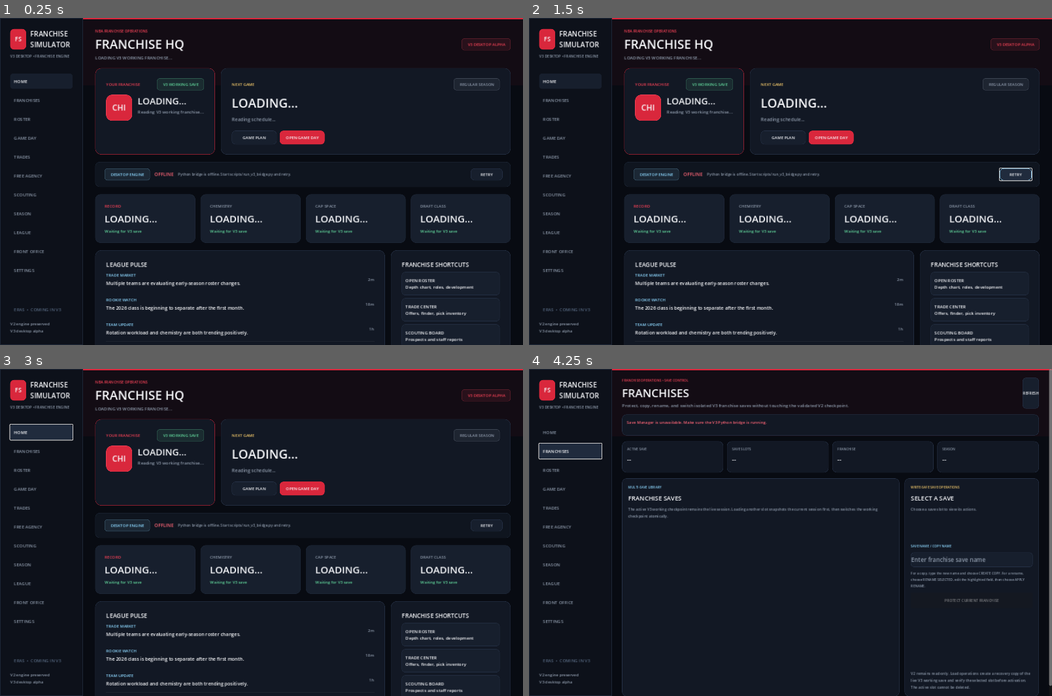
Above: before the commit, frames 1-4 (two rows, left to right).
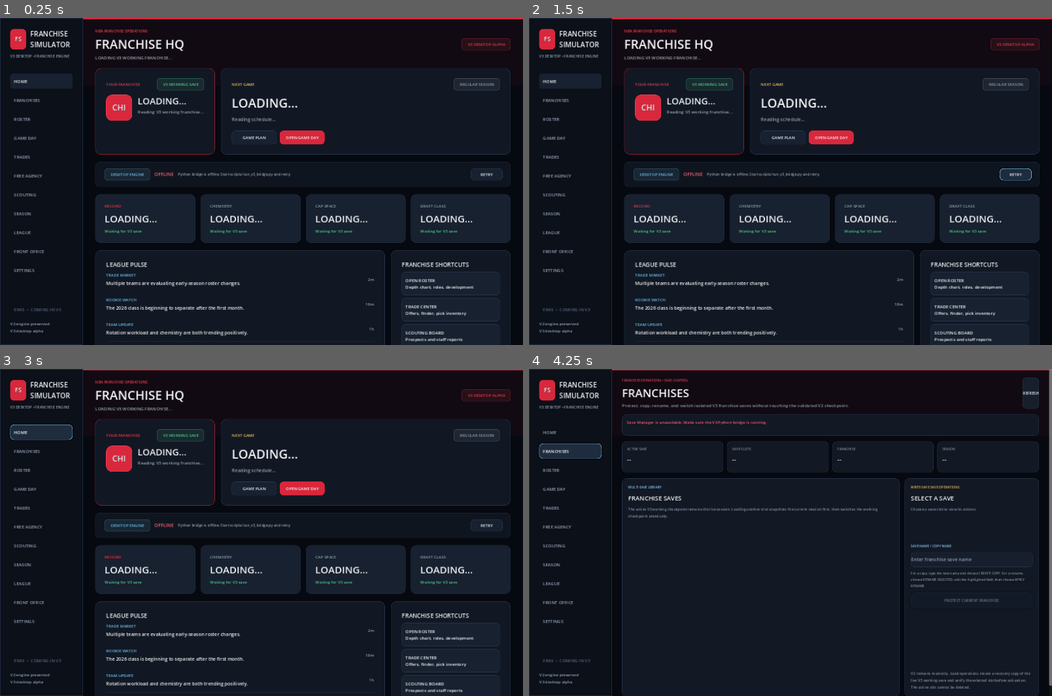
Above: after the commit, the same moments.

Repository: mklim6/NBA_Roster_Optimization_Engine
Game: Godot game, scene res://scenes/main.tscn
Two runs of this game, one before a commit and one after it. Both use one fixed random seed, a clock stepped at 60 frames per second and the inputs below.
Inputs:
- Up to frame 1 (0.25 s): no input
- Up to frame 2 (1.5 s): click "RETRY" at 0.5 s; click "RETRY" at 1.25 s
- Up to frame 3 (3 s): click "RETRY" at 2 s; click "HOME" at 2.75 s
- Up to frame 4 (4.25 s): click "FRANCHISES" at 3.5 s

The runs differ from the first frame. In frame 1, less than 0.1% of the frame differs, in the area x 2-26%, y 6-48%; in frame 2, less than 0.1%; in frame 3, 0.1%; in frame 4, 0.2%, in the area x 1-88%, y 6-59%.

Commit message:
V3 Batch 19A design system foundation

Diff:
--- /dev/null
+++ b/godot_client/scripts/design_system_v3.gd
@@ -0,0 +1,190 @@
+class_name DesignSystemV3
+extends RefCounted
+
+const VERSION := "v3-design-system-batch-19a-v1.0.0-2026-10-03"
+
+const BG := Color("060910")
+const BG_ELEVATED := Color("090d15")
+const SIDEBAR := Color("0b1019")
+const PANEL := Color("111824")
+const PANEL_ALT := Color("172130")
+const PANEL_HOVER := Color("202d40")
+const PANEL_PRESSED := Color("0d131d")
+const TEXT := Color("f5f7fb")
+const TEXT_STRONG := Color("ffffff")
+const MUTED := Color("9ba8bb")
+const MUTED_DARK := Color("68778b")
+const ACCENT := Color("72c7f5")
+const ACCENT_HOVER := Color("9edcff")
+const GOOD := Color("59d69a")
+const WARNING := Color("f4c76a")
+const BAD := Color("ff667a")
+const BORDER := Color("2a3950")
+const SOFT_BORDER := Color("1d2a3b")
+const TEAM_PRIMARY := Color("d9273c")
+const TEAM_PRIMARY_HOVER := Color("ef4055")
+const GOLD := Color("f0c866")
+const OVERLAY := Color(0.0, 0.0, 0.0, 0.78)
+
+const FONT_MICRO := 9
+const FONT_CAPTION := 10
+const FONT_SMALL := 11
+const FONT_BODY := 13
+const FONT_BODY_LARGE := 14
+const FONT_SECTION := 18
+const FONT_SUBTITLE := 22
+const FONT_TITLE := 32
+const FONT_HERO := 36
+
+const SPACE_XS := 4
+const SPACE_SM := 8
+const SPACE_MD := 12
+const SPACE_LG := 16
+const SPACE_XL := 20
+const SPACE_2XL := 28
+
+const RADIUS_SM := 7
+const RADIUS_MD := 11
+const RADIUS_LG := 15
+const RADIUS_XL := 18
+
+const MOTION_FAST := 0.10
+const MOTION_NORMAL := 0.18
+const MOTION_SLOW := 0.28
+
+const TEAM_BRANDS := {
+	"ATL": {"primary": Color("e03a3e"), "secondary": Color("c1d32f")},
+	"BOS": {"primary": Color("007a33"), "secondary": Color("ba9653")},
+	"BKN": {"primary": Color("000000"), "secondary": Color("ffffff")},
+	"CHA": {"primary": Color("1d1160"), "secondary": Color("00788c")},
+	"CHI": {"primary": Color("ce1141"), "secondary": Color("000000")},
+	"CLE": {"primary": Color("860038"), "secondary": Color("fdbb30")},
+	"DAL": {"primary": Color("00538c"), "secondary": Color("002b5e")},
+	"DEN": {"primary": Color("0e2240"), "secondary": Color("fec524")},
+	"DET": {"primary": Color("c8102e"), "secondary": Color("1d42ba")},
+	"GSW": {"primary": Color("1d428a"), "secondary": Color("ffc72c")},
+	"HOU": {"primary": Color("ce1141"), "secondary": Color("000000")},
+	"IND": {"primary": Color("002d62"), "secondary": Color("fdbb30")},
+	"LAC": {"primary": Color("c8102e"), "secondary": Color("1d428a")},
+	"LAL": {"primary": Color("552583"), "secondary": Color("fdb927")},
+	"MEM": {"primary": Color("5d76a9"), "secondary": Color("12173f")},
+	"MIA": {"primary": Color("98002e"), "secondary": Color("f9a01b")},
+	"MIL": {"primary": Color("00471b"), "secondary": Color("eee1c6")},
+	"MIN": {"primary": Color("0c2340"), "secondary": Color("78be20")},
+	"NOP": {"primary": Color("0c2340"), "secondary": Color("c8102e")},
+	"NYK": {"primary": Color("006bb6"), "secondary": Color("f58426")},
+	"OKC": {"primary": Color("007ac1"), "secondary": Color("ef3b24")},
+	"ORL": {"primary": Color("0077c0"), "secondary": Color("c4ced4")},
+	"PHI": {"primary": Color("006bb6"), "secondary": Color("ed174c")},
+	"PHX": {"primary": Color("1d1160"), "secondary": Color("e56020")},
+	"POR": {"primary": Color("e03a3e"), "secondary": Color("000000")},
+	"SAC": {"primary": Color("5a2d81"), "secondary": Color("63727a")},
+	"SAS": {"primary": Color("c4ced4"), "secondary": Color("000000")},
+	"TOR": {"primary": Color("ce1141"), "secondary": Color("000000")},
+	"UTA": {"primary": Color("002b5c"), "secondary": Color("f9a01b")},
+	"WAS": {"primary": Color("002b5c"), "secondary": Color("e31837")},
+}
+
+static func team_palette(team_abbreviation: String) -> Dictionary:
+	var key := team_abbreviation.strip_edges().to_upper()
+	var found = TEAM_BRANDS.get(key)
+	if found is Dictionary:
+		return {"primary": found.get("primary", TEAM_PRIMARY), "secondary": found.get("secondary", TEXT)}
+	return {"primary": TEAM_PRIMARY, "secondary": TEXT}
+
+static func style_box(
+	fill: Color,
+	radius: int = RADIUS_MD,
+	border: Color = SOFT_BORDER,
+	border_width: int = 1,
+	shadow_strength: float = 0.0
+) -> StyleBoxFlat:
+	var box := StyleBoxFlat.new()
+	box.bg_color = fill
+	box.border_color = border
+	box.border_width_left = border_width
+	box.border_width_top = border_width
+	box.border_width_right = border_width
+	box.border_width_bottom = border_width
+	box.corner_radius_top_left = radius
+	box.corner_radius_top_right = radius
+	box.corner_radius_bottom_left = radius
+	box.corner_radius_bottom_right = radius
+	box.content_margin_left = 12.0
+	box.content_margin_top = 9.0
+	box.content_margin_right = 12.0
+	box.content_margin_bottom = 9.0
+	if shadow_strength > 0.0:
+		box.shadow_color = Color(0.0, 0.0, 0.0, clamp(shadow_strength, 0.0, 0.55))
+		box.shadow_size = 7
+	return box
+
+static func _button_box(fill: Color, border: Color) -> StyleBoxFlat:
+	var box := style_box(fill, RADIUS_MD, border, 1, 0.16)
+	box.content_margin_left = 15.0
+	box.content_margin_right = 15.0
+	box.content_margin_top = 9.0
+	box.content_margin_bottom = 9.0
+	return box
+
+static func _field_box(fill: Color, border: Color) -> StyleBoxFlat:
+	var box := style_box(fill, RADIUS_SM, border, 1, 0.0)
+	box.content_margin_left = 11.0
+	box.content_margin_right = 11.0
+	box.content_margin_top = 8.0
+	box.content_margin_bottom = 8.0
+	return box
+
+static func build_theme() -> Theme:
+	var ui := Theme.new()
+	ui.default_font_size = FONT_BODY
+
+	ui.set_color("font_color", "Label", TEXT)
+	ui.set_color("font_shadow_color", "Label", Color(0, 0, 0, 0.38))
+	ui.set_constant("shadow_offset_x", "Label", 0)
+	ui.set_constant("shadow_offset_y", "Label", 1)
+
+	ui.set_color("font_color", "Button", TEXT)
+	ui.set_color("font_hover_color", "Button", TEXT_STRONG)
+	ui.set_color("font_pressed_color", "Button", TEXT_STRONG)
+	ui.set_color("font_disabled_color", "Button", MUTED_DARK)
+	ui.set_font_size("font_size", "Button", FONT_SMALL)
+	ui.set_stylebox("normal", "Button", _button_box(PANEL_ALT, BORDER))
+	ui.set_stylebox("hover", "Button", _button_box(PANEL_HOVER, ACCENT))
+	ui.set_stylebox("pressed", "Button", _button_box(PANEL_PRESSED, ACCENT))
+	ui.set_stylebox("disabled", "Button", _button_box(Color(PANEL_ALT, 0.48), Color(SOFT_BORDER, 0.65)))
+	ui.set_stylebox("focus", "Button", _button_box(Color(PANEL_HOVER, 0.82), ACCENT))
+
+	ui.set_color("font_color", "LineEdit", TEXT)
+	ui.set_color("font_placeholder_color", "LineEdit", MUTED_DARK)
+	ui.set_color("caret_color", "LineEdit", ACCENT)
+	ui.set_color("selection_color", "LineEdit", Color(ACCENT, 0.28))
+	ui.set_font_size("font_size", "LineEdit", FONT_BODY)
+	ui.set_stylebox("normal", "LineEdit", _field_box(BG_ELEVATED, SOFT_BORDER))
+	ui.set_stylebox("focus", "LineEdit", _field_box(BG_ELEVATED, ACCENT))
+	ui.set_stylebox("read_only", "LineEdit", _field_box(Color(PANEL_ALT, 0.60), SOFT_BORDER))
+
+	ui.set_color("font_color", "OptionButton", TEXT)
+	ui.set_color("font_hover_color", "OptionButton", TEXT_STRONG)
+	ui.set_font_size("font_size", "OptionButton", FONT_BODY)
+	ui.set_stylebox("normal", "OptionButton", _field_box(BG_ELEVATED, SOFT_BORDER))
+	ui.set_stylebox("hover", "OptionButton", _field_box(PANEL_HOVER, BORDER))
+	ui.set_stylebox("pressed", "OptionButton", _field_box(PANEL_PRESSED, ACCENT))
+	ui.set_stylebox("focus", "OptionButton", _field_box(BG_ELEVATED, ACCENT))
+
+	ui.set_color("font_color", "CheckBox", TEXT)
+	ui.set_color("font_hover_color", "CheckBox", TEXT_STRONG)
+	ui.set_color("font_pressed_color", "CheckBox", ACCENT_HOVER)
+	ui.set_font_size("font_size", "CheckBox", FONT_SMALL)
+
+	ui.set_stylebox("panel", "PanelContainer", style_box(PANEL, RADIUS_LG, SOFT_BORDER, 1, 0.14))
+	ui.set_stylebox("panel", "TooltipPanel", style_box(Color("121a27"), RADIUS_SM, BORDER, 1, 0.22))
+	ui.set_color("font_color", "TooltipLabel", TEXT)
+	ui.set_font_size("font_size", "TooltipLabel", FONT_SMALL)
+
+	ui.set_color("font_color", "PopupMenu", TEXT)
+	ui.set_color("font_hover_color", "PopupMenu", TEXT_STRONG)
+	ui.set_color("font_accelerator_color", "PopupMenu", MUTED)
+	ui.set_stylebox("panel", "PopupMenu", style_box(BG_ELEVATED, RADIUS_SM, BORDER, 1, 0.24))
+	ui.set_stylebox("hover", "PopupMenu", style_box(PANEL_HOVER, RADIUS_SM, Color(PANEL_HOVER, 0.0), 0, 0.0))
+	return ui
--- a/godot_client/scripts/main.gd
+++ b/godot_client/scripts/main.gd
@@ -11,6 +11,7 @@
 const SettingsTutorialV3 = preload("res://scripts/settings_tutorial_v3.gd")
 const RequestCoordinatorV3 = preload("res://scripts/request_coordinator_v3.gd")
 const LongActionManagerV3 = preload("res://scripts/long_action_manager_v3.gd")
+const DesignSystemV3 = preload("res://scripts/design_system_v3.gd")
 
 const BRIDGE_URL := "http://127.0.0.1:8765/health"
 const SUMMARY_URL := "http://127.0.0.1:8765/v3/franchise-summary"
@@ -23,21 +24,21 @@
 const MARKET_INTELLIGENCE_URL := "http://127.0.0.1:8765/v3/market-intelligence"
 const TRANSACTION_FOUNDATION_URL := "http://127.0.0.1:8765/v3/transaction-foundation"
 
-const BG := Color("080b12")
-const SIDEBAR := Color("0d111a")
-const PANEL := Color("121824")
-const PANEL_ALT := Color("171f2d")
-const PANEL_HOVER := Color("202b3d")
-const TEXT := Color("f7f8fb")
-const MUTED := Color("8d99aa")
-const ACCENT := Color("8ed8ff")
-const GOOD := Color("61d69b")
-const BAD := Color("ff6577")
-const BORDER := Color("263247")
-const SOFT_BORDER := Color("1d2737")
-const TEAM_PRIMARY := Color("d9273c")
-const TEAM_PRIMARY_HOVER := Color("ef4055")
-const GOLD := Color("f3c96b")
+const BG := DesignSystemV3.BG
+const SIDEBAR := DesignSystemV3.SIDEBAR
+const PANEL := DesignSystemV3.PANEL
+const PANEL_ALT := DesignSystemV3.PANEL_ALT
+const PANEL_HOVER := DesignSystemV3.PANEL_HOVER
+const TEXT := DesignSystemV3.TEXT
+const MUTED := DesignSystemV3.MUTED
+const ACCENT := DesignSystemV3.ACCENT
+const GOOD := DesignSystemV3.GOOD
+const BAD := DesignSystemV3.BAD
+const BORDER := DesignSystemV3.BORDER
+const SOFT_BORDER := DesignSystemV3.SOFT_BORDER
+const TEAM_PRIMARY := DesignSystemV3.TEAM_PRIMARY
+const TEAM_PRIMARY_HOVER := DesignSystemV3.TEAM_PRIMARY_HOVER
+const GOLD := DesignSystemV3.GOLD
 
 var bridge_status: Label
 var bridge_detail: Label
@@ -145,6 +146,7 @@
 
 
 func _ready() -> void:
+	theme = DesignSystemV3.build_theme()
 	request_coordinator = RequestCoordinatorV3.new()
 	long_action_manager = LongActionManagerV3.new()
 	long_action_manager.action_started.connect(_on_long_action_started)
Not shown, added: src/validate_v3_batch19a_design_system.py
